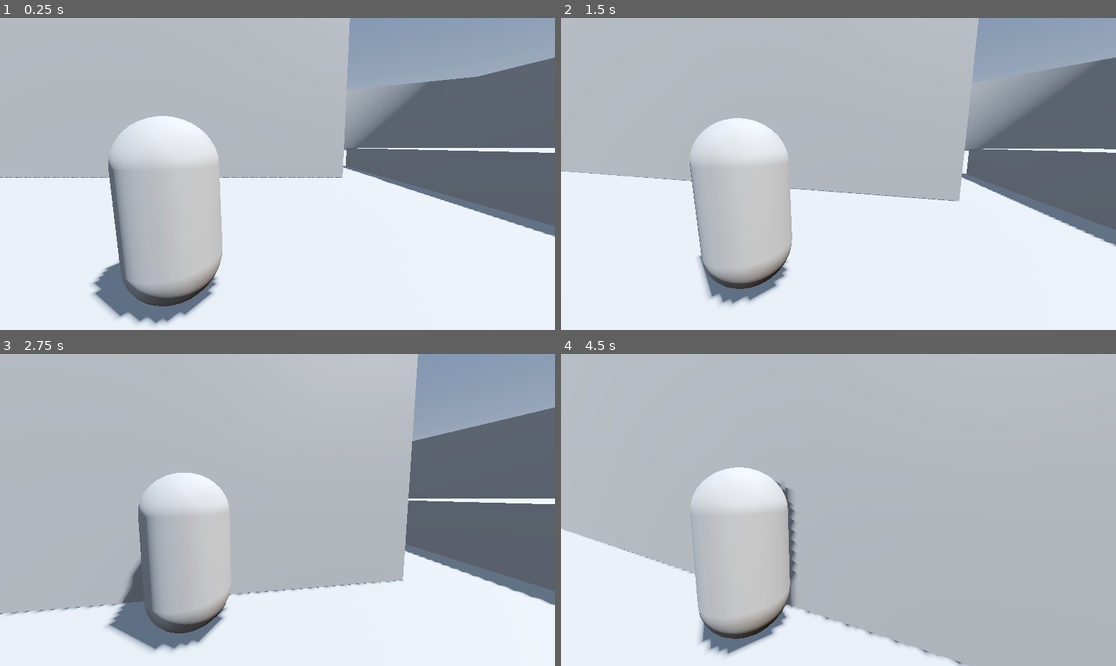
Above: before the commit, frames 1-4 (two rows, left to right).
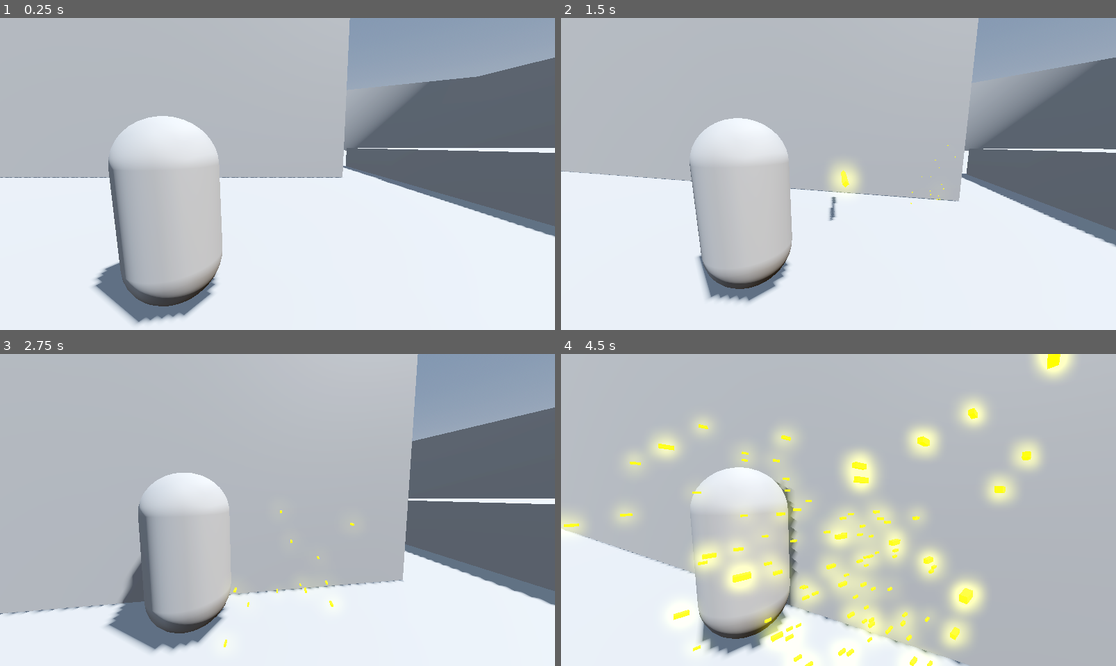
Above: after the commit, the same moments.

Repository: KamiNuke/the-ex-machina
Game: Godot game, scene res://src/states/default.tscn
The game is run twice, just before and just after one commit, with the same random seed, the same clock (stepped at 60 frames per second) and the same inputs.
Inputs (mouse positions are in pixels of both pictures, inside the frame that each line leads up to):
- Up to frame 1 (0.25 s): no input
- Up to frame 2 (1.5 s): move the mouse to (866, 174) at 0.52 s; hold Shift (shift) 0.53-1.28 s; hold W (up) from 0.53 s (still down); click (866, 174) at 0.8 s; move the mouse to (810, 174) at 1.27 s; click (810, 174) at 1.35 s
- Up to frame 3 (2.75 s): keep holding W (up); tap Shift (shift) at 1.55 s; move the mouse to (288, 503) at 2.02 s; hold Shift (shift) from 2.03 s (still down); click (288, 503) at 2.3 s
- Up to frame 4 (4.5 s): keep holding W (up); move the mouse to (832, 516) at 2.77 s; release Shift (shift) at 2.78 s; tap Space (space) at 2.85 s; tap Shift (shift) at 3.05, 4.35 s; move the mouse to (877, 513) at 3.52 s; press the mouse at (877, 513) at 3.53 s; move the mouse to (794, 506) at 4.27 s; release the mouse at (794, 506) at 4.28 s

The runs differ from the first frame. In frame 1, 0.4% of the frame differs, in the area x 2-100%, y 0-99%; in frame 2, 0.7%; in frame 3, 0.1%; in frame 4, 13%, in the area x 0-93%, y 0-100%.

Commit message:
Added projectile entity + blank weapon(WIP 10%)

Diff:
--- a/project.godot
+++ b/project.godot
@@ -12,7 +12,7 @@
 
 config/name="piratejam"
 run/main_scene="res://src/states/default.tscn"
-config/features=PackedStringArray("4.3", "GL Compatibility")
+config/features=PackedStringArray("4.4", "GL Compatibility")
 config/icon="res://assets/icon.svg"
 
 [autoload]
@@ -60,6 +60,11 @@
 "events": [Object(InputEventKey,"resource_local_to_scene":false,"resource_name":"","device":-1,"window_id":0,"alt_press …(191 unchanged characters)…
 ]
 }
+shoot={
+"deadzone": 0.2,
+"events": [Object(InputEventMouseButton,"resource_local_to_scene":false,"resource_name":"","device":-1,"window_id":0,"alt_pressed":false,"shift_pressed":false,"ctrl_pressed":false,"meta_pressed":false,"button_mask":0,"position":Vector2(0, 0),"global_position":Vector2(0, 0),"factor":1.0,"button_index":1,"canceled":false,"pressed":false,"double_click":false,"script":null)
+]
+}
 
 [physics]
 
--- a/src/entities/playercontroller.gd
+++ b/src/entities/playercontroller.gd
@@ -2,6 +2,12 @@
 
 @onready var head: Node3D = $"."
 @onready var camera: Camera3D = $head/Camera3D
+
+#DEBUG
+@onready var aim = $head/Camera3D/RayCast3D
+var projectile = load("res://src/entities/projectile.tscn")
+var instance
+#DEBUG
 
 var speed
 const WALK_SPEED = 2.5
@@ -69,6 +75,16 @@
 	var covered_distance = delta * 8.0
 	camera.fov = lerp(camera.fov, target_fov, covered_distance)
 
+	if Input.is_action_pressed("shoot"):
+		#DEBUG
+		instance = projectile.instantiate()
+		instance.global_transform = aim.global_transform.basis
+		instance.position = aim.global_position
+		#print_debug(aim.global_transform.basis)
+		get_parent().add_child(instance)
+		#DEBUG
+
+
 	move_and_slide()
 
 func headbob(time) -> Vector3:
--- a/src/entities/playercontroller.tscn
+++ b/src/entities/playercontroller.tscn
@@ -20,3 +20,6 @@
 transform = Transform3D(1, 0, 0, 0, 0.99043, 0.138015, 0, -0.138015, 0.99043, 1.12083, 0.695985, 2.0913)
 
 [node name="Camera3D" type="Camera3D" parent="head"]
+
+[node name="RayCast3D" type="RayCast3D" parent="head/Camera3D"]
+transform = Transform3D(1, 0, 0, 0, -0.138015, -0.99043, 0, 0.99043, -0.138015, 0.143914, -0.400694, -2.16734)
--- /dev/null
+++ b/src/entities/projectile.gd
@@ -0,0 +1,25 @@
+extends Node3D
+
+@export var SPEED: int = 20
+
+@onready var mesh = $projectile
+@onready var ray = $colision
+@onready var particle = $sparks
+
+func _ready():
+	pass
+
+func _process(delta: float) -> void:
+	#print_debug(ray.position)
+	if ray.is_colliding():
+		print_debug("hit")
+		mesh.visible = false
+		particle.emitting = true
+		await get_tree().create_timer(1.0).timeout
+		queue_free()
+	else:
+		position += transform.basis * Vector3(0, -SPEED, 0) * delta
+
+
+func _on_timer_timeout() -> void:
+	queue_free()
--- /dev/null
+++ b/src/entities/projectile.tscn
@@ -0,0 +1,64 @@
+[gd_scene load_steps=7 format=3 uid="uid://e45vwngmqhid"]
+
+[ext_resource type="Script" uid="uid://uh2ofltj8n7h" path="res://src/entities/projectile.gd" id="1_40mcg"]
+
+[sub_resource type="BoxMesh" id="BoxMesh_2ep7l"]
+size = Vector3(0.1, 0.1, 1)
+
+[sub_resource type="StandardMaterial3D" id="StandardMaterial3D_2ep7l"]
+albedo_color = Color(1, 0.596078, 0, 1)
+emission_enabled = true
+emission = Color(1, 0.596078, 0, 1)
+emission_energy_multiplier = 8.0
+
+[sub_resource type="StandardMaterial3D" id="StandardMaterial3D_40mcg"]
+albedo_color = Color(1, 0.596078, 0, 1)
+emission_enabled = true
+emission = Color(1, 0.596078, 0, 1)
+emission_energy_multiplier = 8.0
+
+[sub_resource type="ParticleProcessMaterial" id="ParticleProcessMaterial_40mcg"]
+emission_shape_scale = Vector3(1, 1, 0)
+direction = Vector3(0, 0, 1)
+initial_velocity_min = 20.0
+initial_velocity_max = 60.0
+angular_velocity_min = -1.60933e-05
+angular_velocity_max = -1.60933e-05
+orbit_velocity_min = 9.49949e-08
+orbit_velocity_max = 9.49949e-08
+radial_velocity_min = -2.23517e-05
+radial_velocity_max = -2.23517e-05
+
+[sub_resource type="BoxMesh" id="BoxMesh_40mcg"]
+size = Vector3(0.02, 0.02, 0.06)
+
+[node name="Projectile" type="Node3D"]
+script = ExtResource("1_40mcg")
+
+[node name="projectile" type="MeshInstance3D" parent="."]
+transform = Transform3D(-0.707107, -0.707107, 8.74228e-08, 3.09086e-08, 9.27258e-08, 1, -0.707107, 0.707107, -4.37114e-08, 2.25846e-08, -0.504197, 0.00192308)
+mesh = SubResource("BoxMesh_2ep7l")
+surface_material_override/0 = SubResource("StandardMaterial3D_2ep7l")
+
+[node name="colision" type="RayCast3D" parent="."]
+transform = Transform3D(1, 0, 0, 0, -4.37114e-08, -1, 0, 1, -4.37114e-08, 0, 0, 0)
+target_position = Vector3(0, 0, 1)
+collision_mask = 3
+
+[node name="sparks" type="GPUParticles3D" parent="."]
+transform = Transform3D(-0.0707993, 3.60016e-16, 7.29456e-09, 6.18947e-09, 4.11811e-09, 0.0834401, 0, 0.0942113, -3.64728e-09, -0.00203403, -1.02139, -0.00649035)
+material_override = SubResource("StandardMaterial3D_40mcg")
+cast_shadow = 0
+emitting = false
+amount = 4
+one_shot = true
+explosiveness = 1.0
+process_material = SubResource("ParticleProcessMaterial_40mcg")
+draw_pass_1 = SubResource("BoxMesh_40mcg")
+
+[node name="Timer" type="Timer" parent="."]
+wait_time = 10.0
+one_shot = true
+autostart = true
+
+[connection signal="timeout" from="Timer" to="." method="_on_timer_timeout"]
--- /dev/null
+++ b/src/entities/weapon.tscn
@@ -0,0 +1,12 @@
+[gd_scene load_steps=2 format=3 uid="uid://curbxgrljodh6"]
+
+[sub_resource type="BoxMesh" id="BoxMesh_vc4dk"]
+
+[node name="Weapon" type="Node3D"]
+
+[node name="model" type="MeshInstance3D" parent="."]
+transform = Transform3D(0.557233, 0, 0, 0, 0.208185, 0, 0, 0, 0.191297, 0, 0, 0)
+mesh = SubResource("BoxMesh_vc4dk")
+
+[node name="aim" type="RayCast3D" parent="."]
+transform = Transform3D(-2.43574e-08, 0.557233, 0, -0.208185, -9.10006e-09, 0, 0, 0, 0.191297, -0.301234, 0, 0)
--- a/src/states/default.tscn
+++ b/src/states/default.tscn
@@ -33,22 +33,27 @@
 environment = SubResource("Environment_feaac")
 
 [node name="Player" parent="." instance=ExtResource("1_2evji")]
+transform = Transform3D(1, 0, 0, 0, 1, 0, 0, 0, 1, 0.00603819, 0, -0.00828028)
+BASE_FOV = 75.0
 
 [node name="balls" type="Node3D" parent="."]
 transform = Transform3D(1, 0, 0, 0, 1, 0, 0, 0, 1, 0, -1, 0)
 
 [node name="MeshInstance3D" type="MeshInstance3D" parent="balls"]
 transform = Transform3D(1, 0, 0, 0, 0.912421, 0.409254, 0, -0.409254, 0.912421, -0.729868, 5.68456, 16.1318)
+layers = 3
 mesh = SubResource("BoxMesh_hjvbs")
 skeleton = NodePath("../..")
 
 [node name="MeshInstance3D2" type="MeshInstance3D" parent="balls"]
 transform = Transform3D(1, 0, 0, 0, 0.585552, 0.810635, 0, -0.810635, 0.585552, -0.729868, 5.76205, 28.2813)
+layers = 3
 mesh = SubResource("BoxMesh_hjvbs")
 skeleton = NodePath("../..")
 
 [node name="MeshInstance3D3" type="MeshInstance3D" parent="balls"]
 transform = Transform3D(1, 0, 0, 0, -0.998905, -0.0467926, 0, 0.0467926, -0.998905, -0.729868, 23.3233, 22.727)
+layers = 3
 mesh = SubResource("BoxMesh_feaac")
 skeleton = NodePath("../..")
 
Not shown, added: src/entities/projectile.gd.uid
